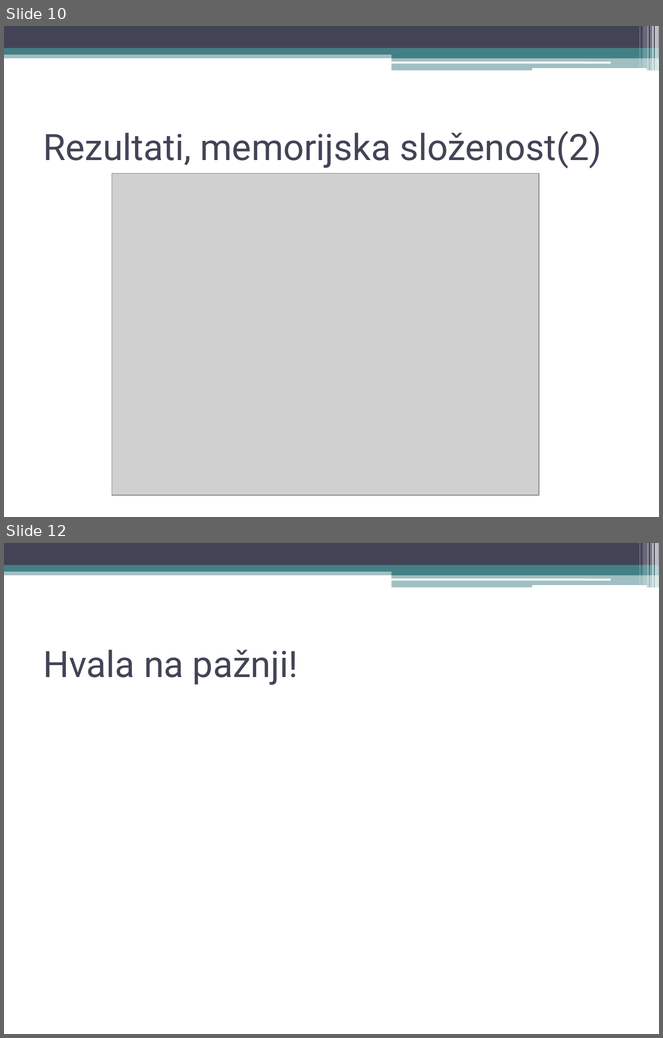
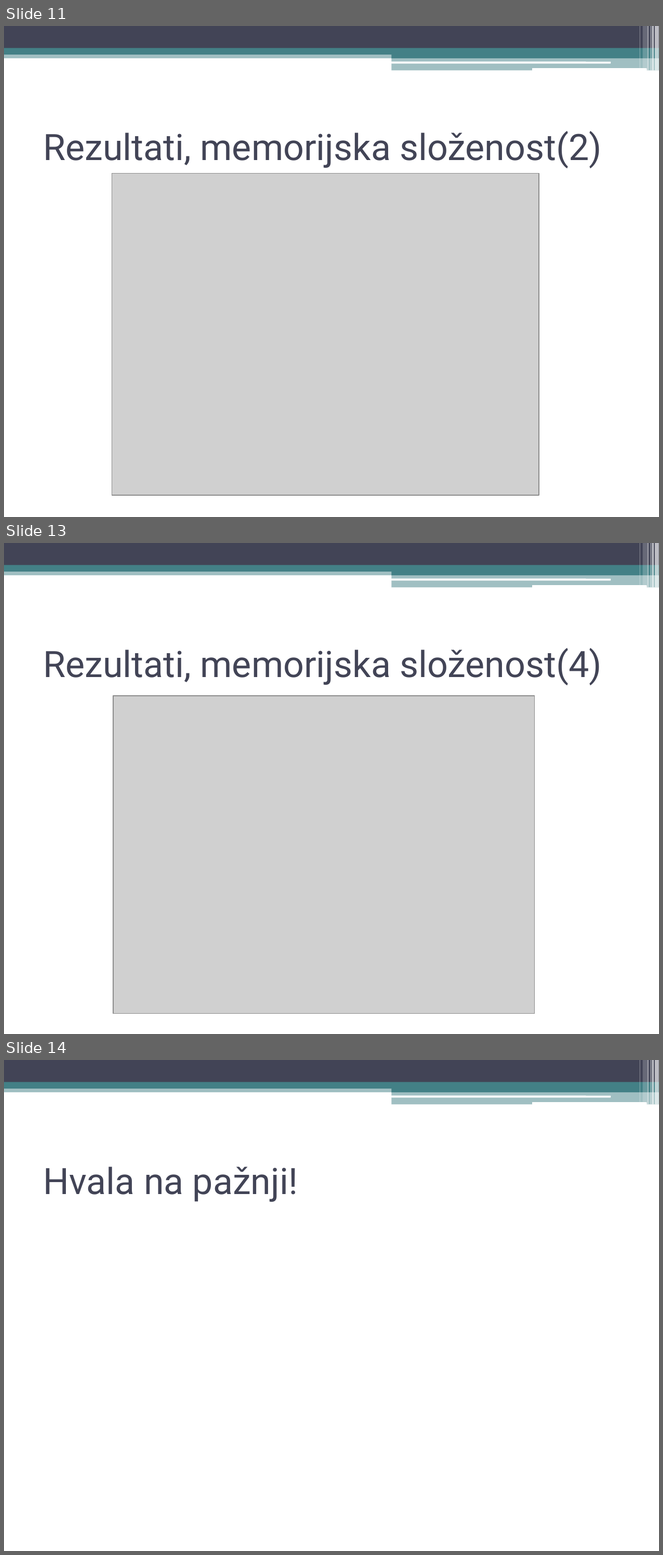
Before and after one commit to MauroBaresic/bioinf-string-matching-with-k-differences, a slide deck: Landau Vishkin Nussinov.pptx. Shown one above the other, each under a label of ours: slides 10 and 12 before the commit, slides 11, 13 and 14 after it; the slides between them are not shown. The pictures are 663x1038 and 663x1555 pixels, drawn with LibreOffice and Linux fonts; fonts in the diff are those of the drawing; grey boxes stand for pictures. Boxes give left, top, right and bottom in pixels: in the first picture for what was removed or moved away, otherwise in the second. Text is boxed around its words. In the diff, an @@ line names an element or a change of style, - is before the commit and + after.

Commit message:
Updated presentation.

```diff
--- a/Landau Vishkin Nussinov.pptx
+++ b/Landau Vishkin Nussinov.pptx
@@ slide 13 added at (4, 543, 659, 1034), background #FFFFFF; not listed: 13 template elements that a slide beside it also shows @@
@@ title added at (43, 648, 602, 685), 40 pt, text #424456 @@
+Rezultati, memorijska složenost(4)
@@ picture added at (113, 696, 535, 1014) @@
@@ what was slide 10 is now slide 11 @@
@@ what was slide 12 is now slide 14 @@
```
Also in this commit, not shown: 3 slides changed, 1 other slide added.
